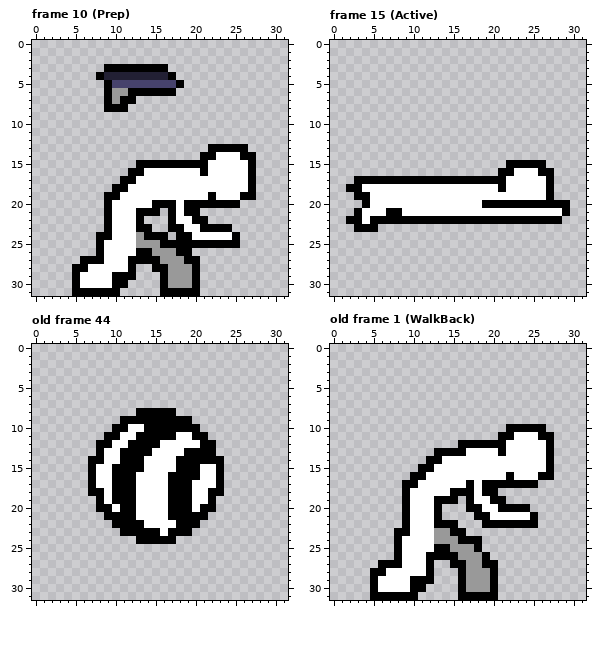
One commit to this pixel-art file: shoot/Sprites/Wrestler/Wrestler.aseprite. This is how it looked before the edit.
32x32 pixels, 45 frames. Shown: frame 10 (Prep), frame 15 (Active), old frame 44, old frame 1 (WalkBack). The commit also changed other frames, which this record leaves out.
New version:
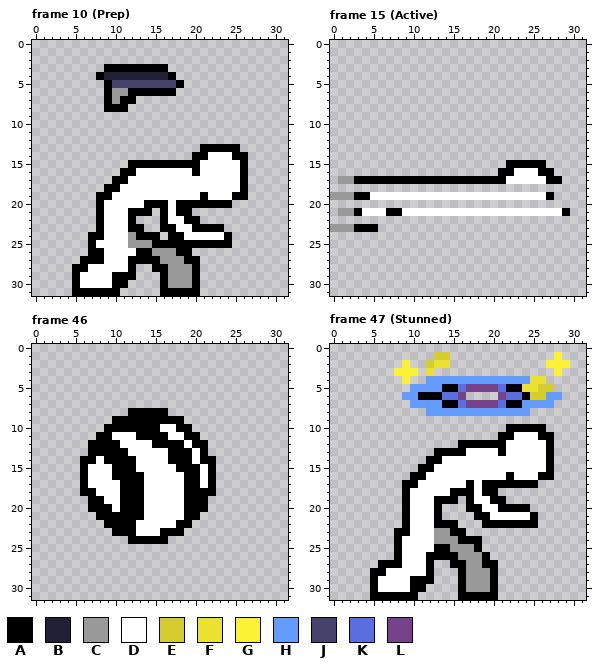
Palette (. is transparent): A #000000  B #222034  C #999999  D #ffffff  E #d5cd30  F #eae131  G #fbf236  H #639bff  J #46426c  K #5b6ee1  L #76428a
A new or re-ordered frame is compared with the old frame closest to it.
The exact change:
frames 45 -> 54
frames re-ordered
Frame 10 (Prep):
y 13: x 21 . -> A; x 26 A -> .
y 14: x 20 . -> A; x 22 A -> D; x 25 D -> A; x 27 A -> .
y 15: x 12 . -> A; x 21 A -> D; x 26..27 DA -> A.
y 16: x 11 . -> A; x 13 A -> D; x 20..21 DA -> AD; x 26..27 DA -> A.
y 17: x 10 . -> A; x 12 A -> D; x 26..27 DA -> A.
y 18: x 9 . -> A; x 11 A -> D; x 26..27 DA -> A.
y 19: x 8 . -> A; x 10 A -> D; x 21..22 DA -> AD; x 25 D -> A; x 27 A -> .
y 20: x 8..9 .A -> AD; x 14 D -> A; x 17..18 AD -> DA; x 25 A -> .
y 21: x 8..9 .A -> AD; x 12 D -> A; x 15..18 A.AD -> .ADA; x 20 A -> .
y 22: x 8..9 .A -> AD; x 12..13 DA -> A.; x 16..17 .A -> AD; x 19 D -> A; x 21 A -> .
y 23: x 8..9 .A -> AD; x 12 D -> A; x 14 A -> .; x 16 . -> A; x 18 A -> D; x 20 D -> A; x 24 A -> .
y 24: x 7 . -> A; x 9 A -> D; x 12..13 DC -> CA; x 16..17 A. -> .A; x 19 A -> D; x 24..25 DA -> A.
y 25: x 7..8 .A -> AD; x 12 D -> C; x 15 C -> A; x 25 A -> .
y 26: x 7 . -> A
Frame 15 (Active):
y 17: x 1..2 .. -> CC; x 28 . -> A
y 18: x 2..27 AADDDDDDDDDDDDDDDDDADDDDDA -> ..........................
y 19: x 0..2 ... -> CCC
y 20: x 4..29 ADDDDDDDDDDDDDDAAAAAAAAAAA -> ..........................
y 21: x 1..2 .. -> CC
y 22: x 2..28 AADAAAAAAAAAAAAAAAAAAAAAAAA -> ...........................
y 23: x 0..2 ... -> CCC
Frame 46 against old frame 44:
y 8: x 12 . -> A; x 17 A -> .
y 9: x 10 . -> A; x 19 A -> .
y 10: x 9 . -> A; x 12..13 DD -> AA; x 16..17 AA -> DD; x 20 A -> .
y 11: x 8 . -> A; x 10 A -> D; x 17 A -> D; x 19 D -> A; x 21 A -> .
y 12: x 7 . -> A; x 10 D -> A; x 12..14 AAA -> DDD; x 16..18 DDD -> AAA; x 20 D -> A; x 22 A -> .
y 13: x 7 . -> A; x 9..10 DD -> AA; x 12..14 AAA -> DDD; x 17..18 DD -> AA; x 20 A -> D; x 22 A -> .
y 14: x 6 . -> A; x 8..10 ADD -> DAA; x 13 A -> D; x 17 D -> A; x 20 A -> D; x 23 A -> .
y 15: x 6..7 .A -> AD; x 13 A -> D; x 22..23 DA -> A.
y 16: x 6..7 .A -> AD; x 13 D -> A; x 17..18 AA -> DD; x 22..23 DA -> A.
y 17: x 6..7 .A -> AD; x 10 A -> D; x 13 D -> A; x 17..18 AA -> DD; x 20 D -> A; x 22..23 DA -> A.
y 18: x 6 . -> A; x 8 A -> D; x 10 A -> D; x 13 D -> A; x 17..18 AA -> DD; x 20..21 DD -> AA; x 23 A -> .
y 19: x 7 . -> A; x 10 A -> D; x 13 D -> A; x 17..18 AA -> DD; x 20..22 DDA -> AA.
y 20: x 7 . -> A; x 13 D -> A; x 17..18 AA -> DD; x 20 D -> A; x 22 A -> .
y 21: x 8 . -> A; x 13 D -> A; x 17..18 AA -> DD; x 21 A -> .
y 22: x 9 . -> A; x 13 A -> D; x 20 A -> .
y 23: x 10 . -> A; x 13..16 AAAD -> DDDA; x 19 A -> .
y 24: x 12 . -> A; x 17 A -> .
Frame 47 (Stunned) against old frame 1 (WalkBack):
y 1: x 13..14 .. -> EE; x 28 . -> G
y 2: x 9 . -> G; x 12..14 ... -> EFF; x 27..29 ... -> GGG
y 3: x 8..10 ... -> GGG; x 12 . -> F; x 28 . -> G
y 4: x 9 . -> G; x 12..26 ............... -> HHHHHHHHHHHHHFF
y 5: x 10..27 .................. -> HHHHAAKLLLLKAAFFEE
y 6: x 9..16 ........ -> HHAAAKKL; x 21..28 ........ -> LKKAEEHH
y 7: x 10..27 .................. -> HHHHAAKLLLLKAAHHHH
y 8: x 12..24 ............. -> HHHHHHHHHHHHH
Where, in picture pixels (left, top, right, bottom), the same in both pictures:
changed: (88, 144, 256, 256)
changed: (330, 176, 570, 232)
changed: (80, 408, 224, 544)
added: (394, 352, 570, 416)
